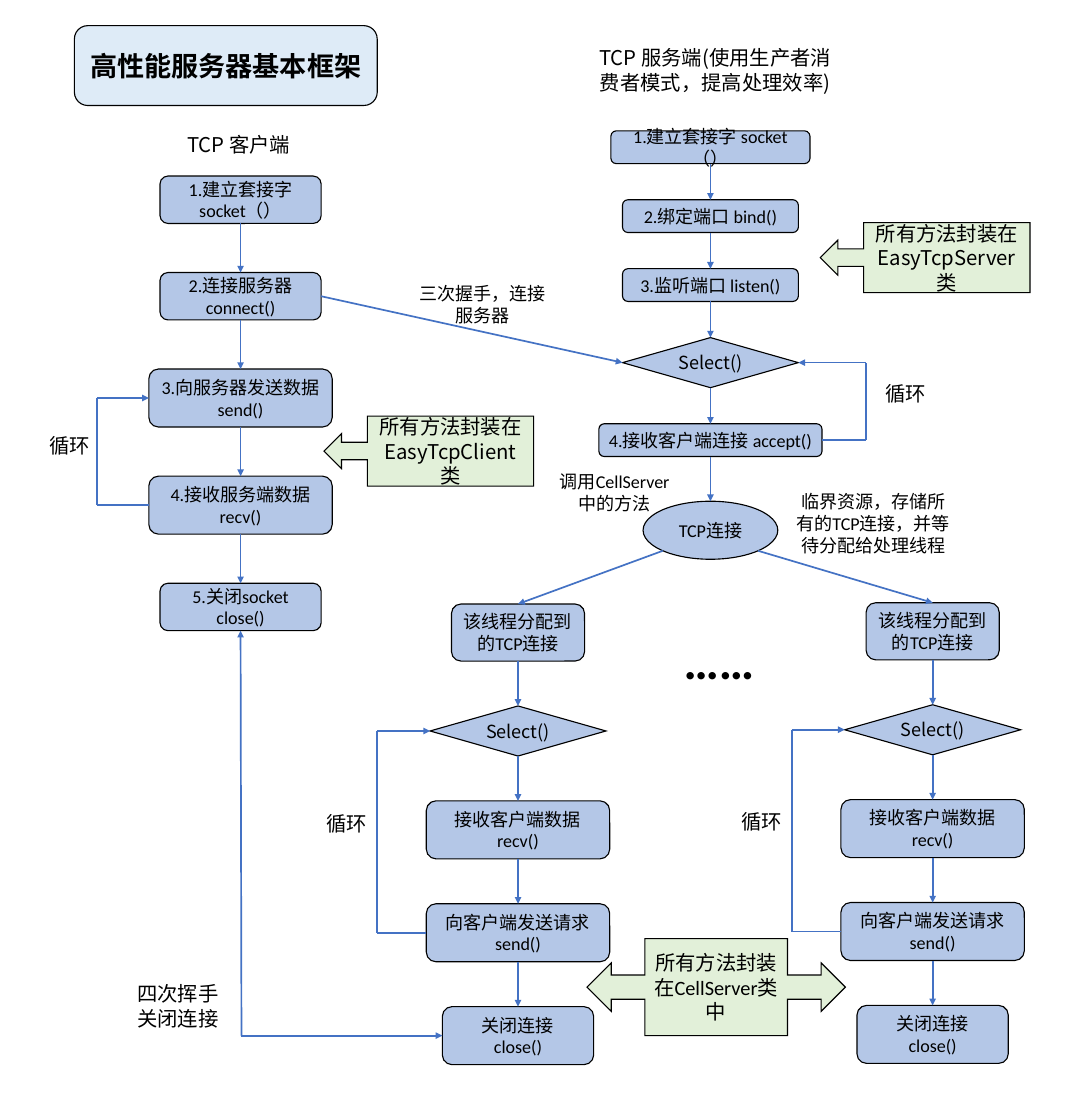
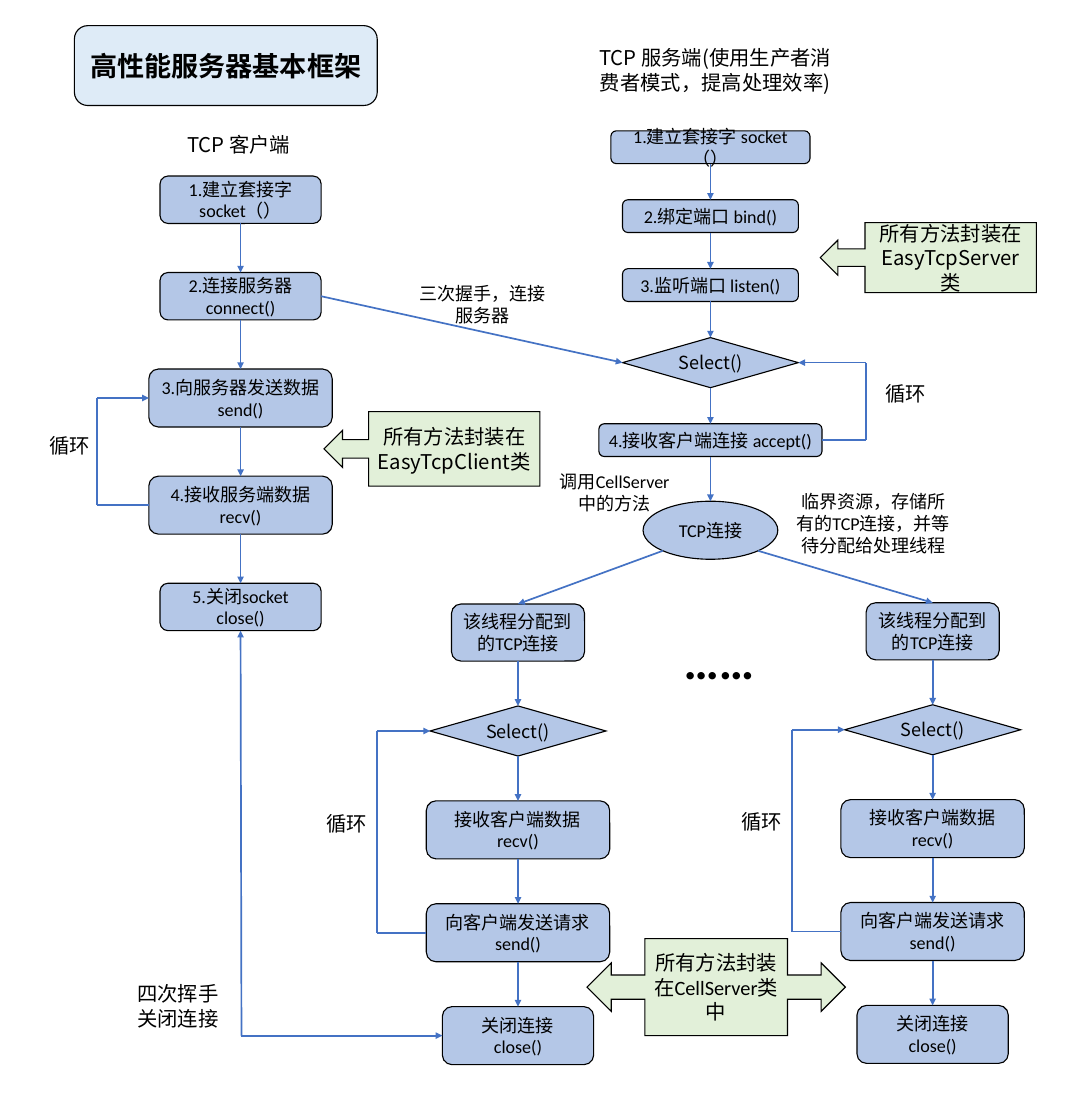
Before and after one commit to Ye-Xiao12/Network_programming, a slide deck: slide 1 of _Picture/高性能服务器框架.pptx. Drawn at 1084x1120 pixels with LibreOffice and Linux fonts; fonts in the diff are those of the drawing. Boxes give left, top, right and bottom in pixels: in the first picture for what was removed or moved away, otherwise in the second. Text is boxed around its words. In the diff, an @@ line names an element or a change of style, - is before the commit and + after.

```diff
--- a/_Picture/高性能服务器框架.pptx
+++ b/_Picture/高性能服务器框架.pptx
@@ left arrow callout "所有方法封装在EasyTcpServer类" resized from (x1=821, y1=223, x2=1030, y2=293) to (x1=821, y1=223, x2=1037, y2=293) @@
@@ left arrow callout "所有方法封装在EasyTcpClient类" resized from (x1=324, y1=416, x2=534, y2=486) to (x1=324, y1=412, x2=541, y2=487) @@
```
Also in this commit, not shown: 1 other file.
